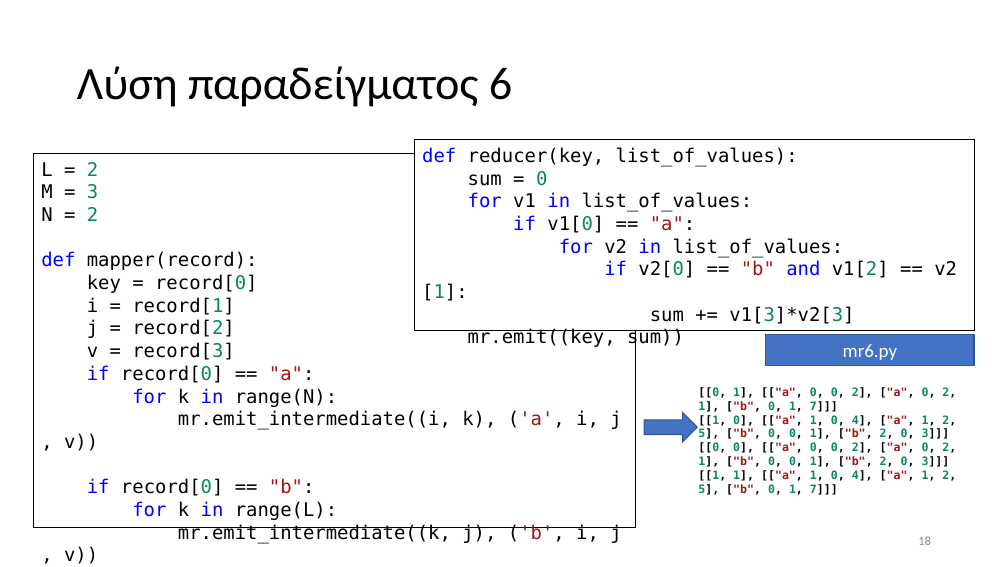
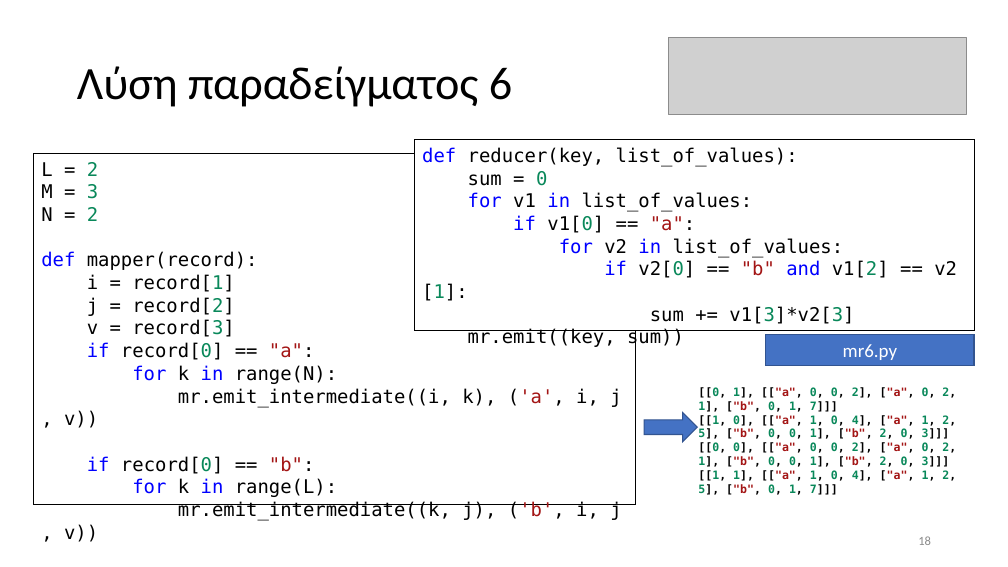
Before and after one commit to chgogos/big_data, a slide deck: slide 18 of 05. Map Reduce παραδείγματα.pptx. Drawn at 1008x567 pixels with LibreOffice and Linux fonts; fonts in the diff are those of the drawing; grey boxes stand for pictures. Boxes give left, top, right and bottom in pixels: in the first picture for what was removed or moved away, otherwise in the second. Text is boxed around its words. In the diff, an @@ line names an element or a change of style, - is before the commit and + after.

```diff
--- a/05. Map Reduce παραδείγματα.pptx
+++ b/05. Map Reduce παραδείγματα.pptx
@@ picture added at (x1=668, y1=38, x2=966, y2=115) @@
@@ rectangle "L = 2" resized from (x1=34, y1=154, x2=636, y2=528) to (x1=34, y1=154, x2=636, y2=504) @@
@@ text in rectangle at (x1=87, y1=274, x2=257, y2=293): paragraph removed @@
-key = record[0]
```
Also in this commit, not shown: 1 other slide changed, 1 slide added, 2 other files.
